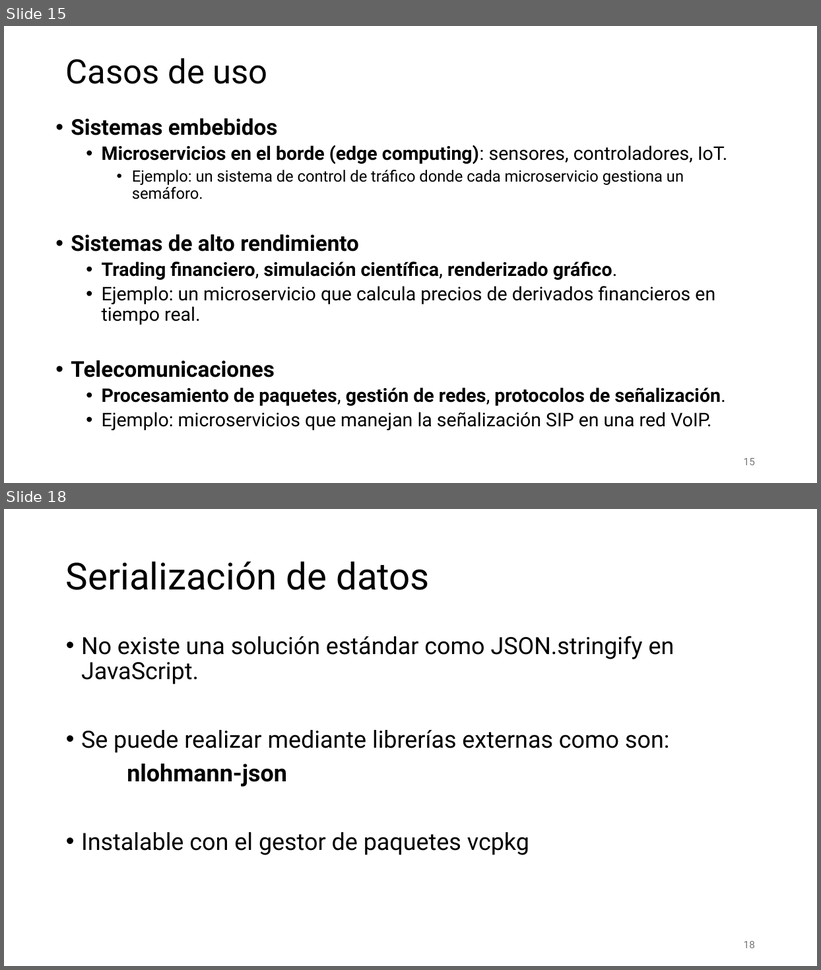
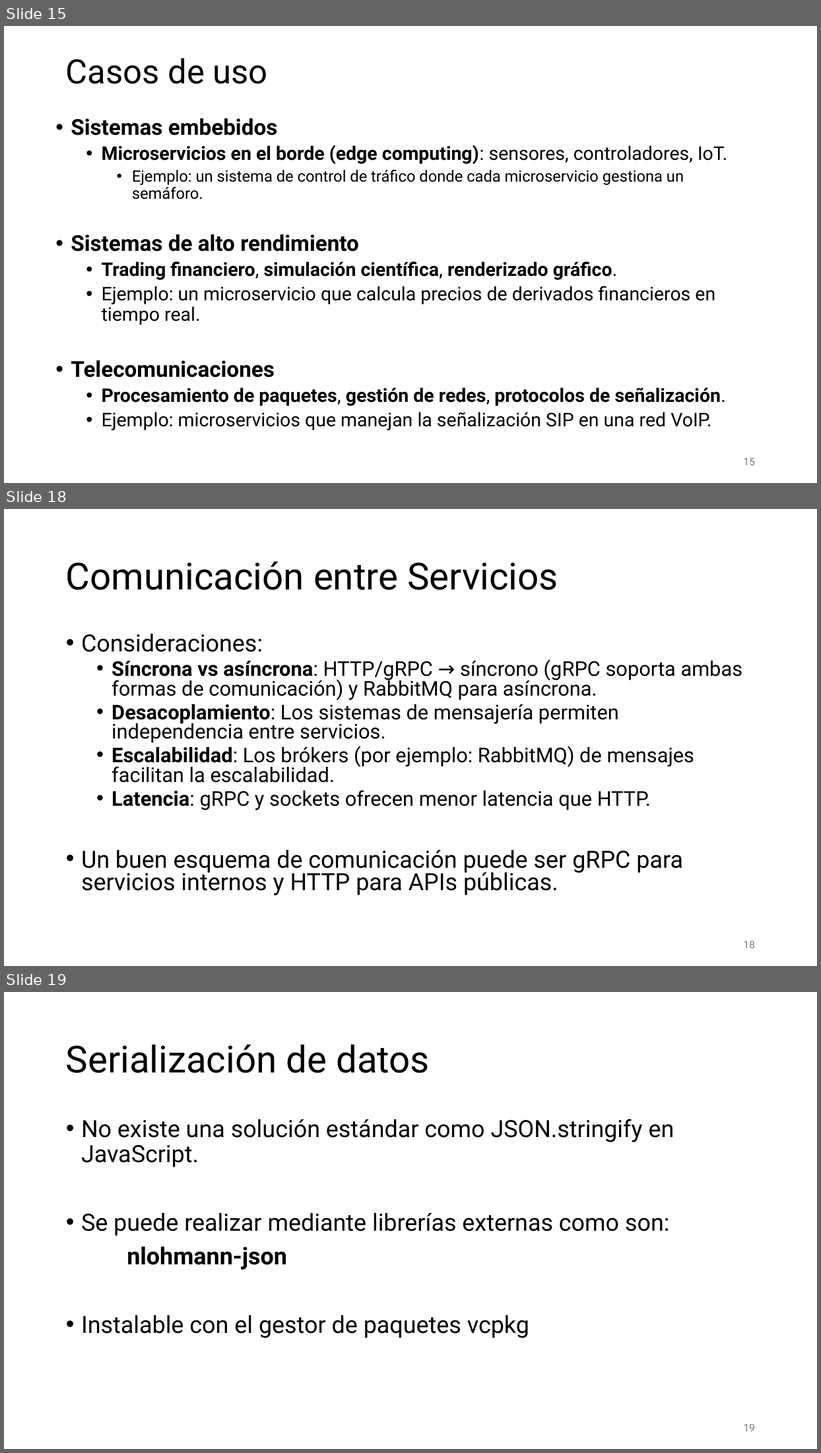
Before and after one commit to aldebarran22/CURSO_CPP_SERVICIOS_30H, a slide deck: doc/1_Introduccion a los servicios Web en Cpp.pptx. Shown one above the other, each under a label of ours: slides 15 and 18 before the commit, slides 15, 18 and 19 after it; the slides between them are not shown. The pictures are 821x970 and 821x1453 pixels, drawn with LibreOffice and Linux fonts; fonts in the diff are those of the drawing. Boxes give left, top, right and bottom in pixels: in the first picture for what was removed or moved away, otherwise in the second. Text is boxed around its words. In the diff, an @@ line names an element or a change of style, - is before the commit and + after.

```diff
--- a/doc/1_Introduccion a los servicios Web en Cpp.pptx
+++ b/doc/1_Introduccion a los servicios Web en Cpp.pptx
@@ slide 18 added at (4,509,817,966), background #FFFFFF @@
@@ title added at (66,561,558,590), 44 pt, text #000000 @@
+Comunicación entre Servicios
@@ text added at (81,634,743,896), 24 pt, text #000000 @@
+• Consideraciones:
+  • Síncrona vs asíncrona: HTTP/gRPC → síncrono (gRPC soporta ambas formas de comunicación) y RabbitMQ para asíncrona.
+  • Desacoplamiento: Los sistemas de mensajería permiten independencia entre servicios.
+  • Escalabilidad: Los brókers (por ejemplo: RabbitMQ) de mensajes facilitan la escalabilidad.
+  • Latencia: gRPC y sockets ofrecen menor latencia que HTTP.
+• Un buen esquema de comunicación puede ser gRPC para servicios internos y HTTP para APIs públicas.
@@ page number added at (744,941,755,949), 12 pt, text #797979 @@
+18
@@ what was slide 18 is now slide 19 @@
```
Also in this commit, not shown: 4 slides changed, 3 other files.
